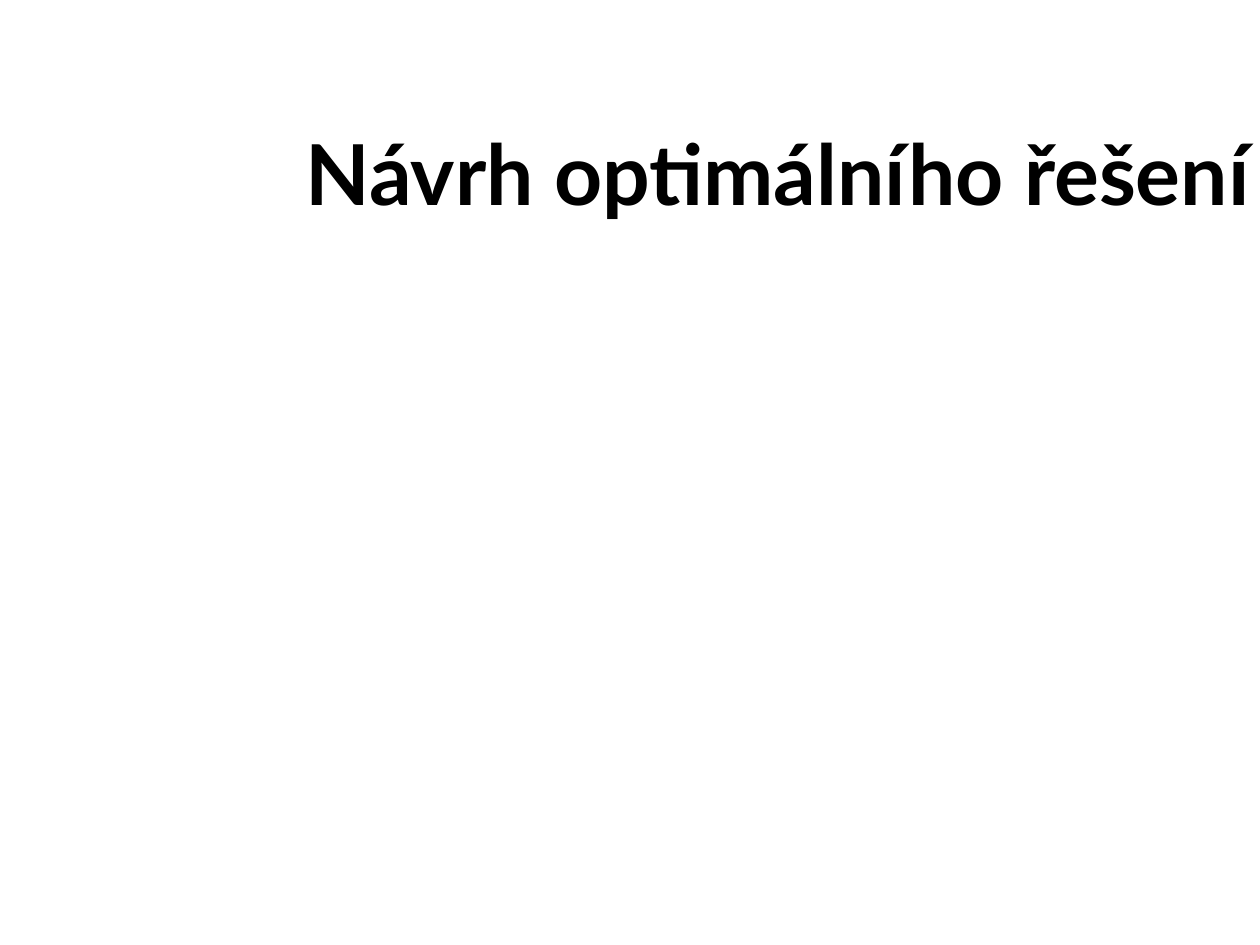
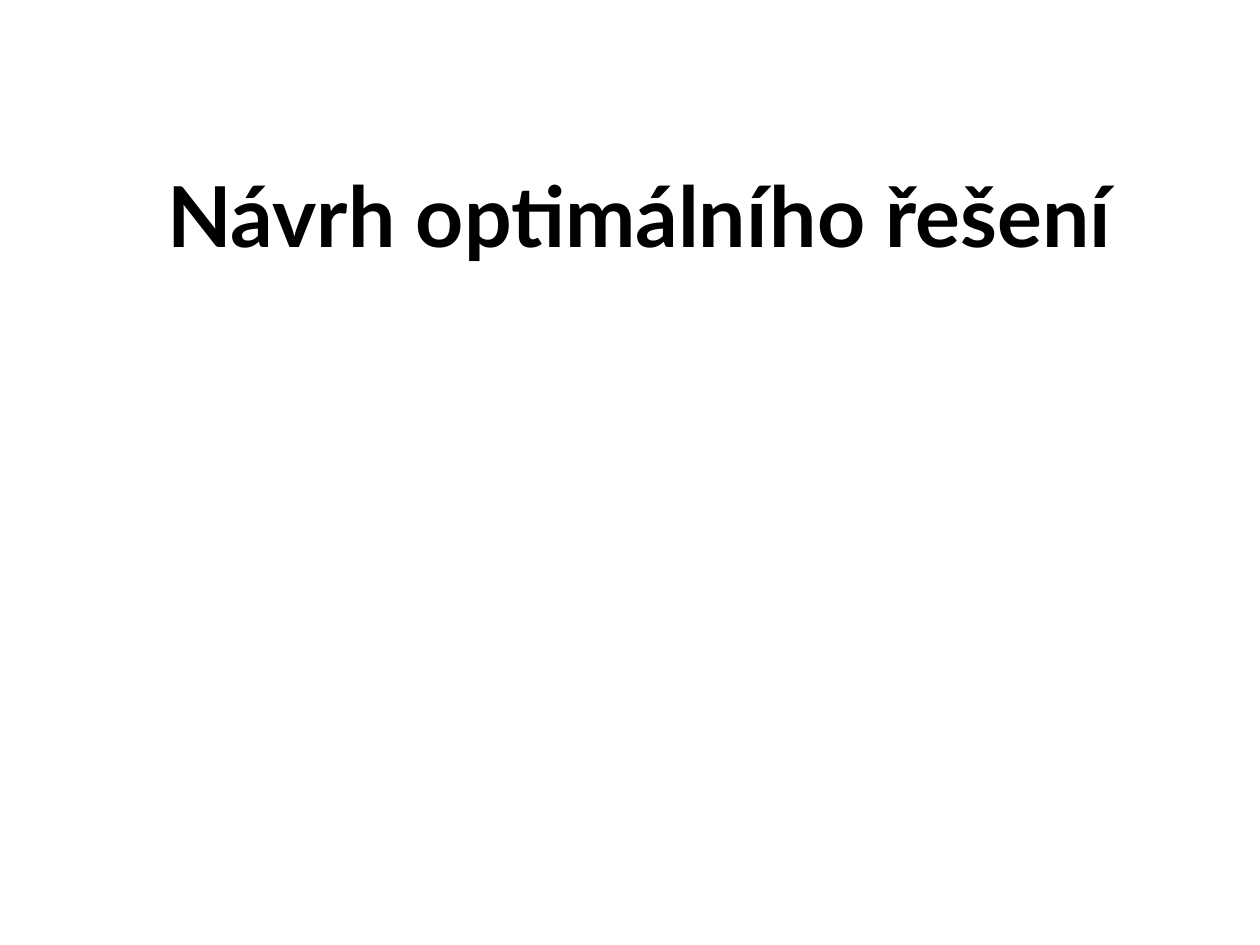
Before and after one commit to zimice/pr5_ndr, a slide deck: slide 9 of kochanek_ndr_prezentace.pptx. Drawn at 1260x945 pixels with LibreOffice and Linux fonts; fonts in the diff are those of the drawing; background and template pictures are left out. Boxes give left, top, right and bottom in pixels: in the first picture for what was removed or moved away, otherwise in the second. Text is boxed around its words. In the diff, an @@ line names an element or a change of style, - is before the commit and + after.

```diff
--- a/kochanek_ndr_prezentace.pptx
+++ b/kochanek_ndr_prezentace.pptx
@@ title "Návrh optimálního řešení": place and size @@
-title "Návrh optimálního řešení" at <box>306,142,1249,219</box>
+title "Návrh optimálního řešení" at <box>167,184,1111,261</box>
```
Also in this commit, not shown: 6 other slides changed, 2 slides added, 1 slide removed, 2 other files.
